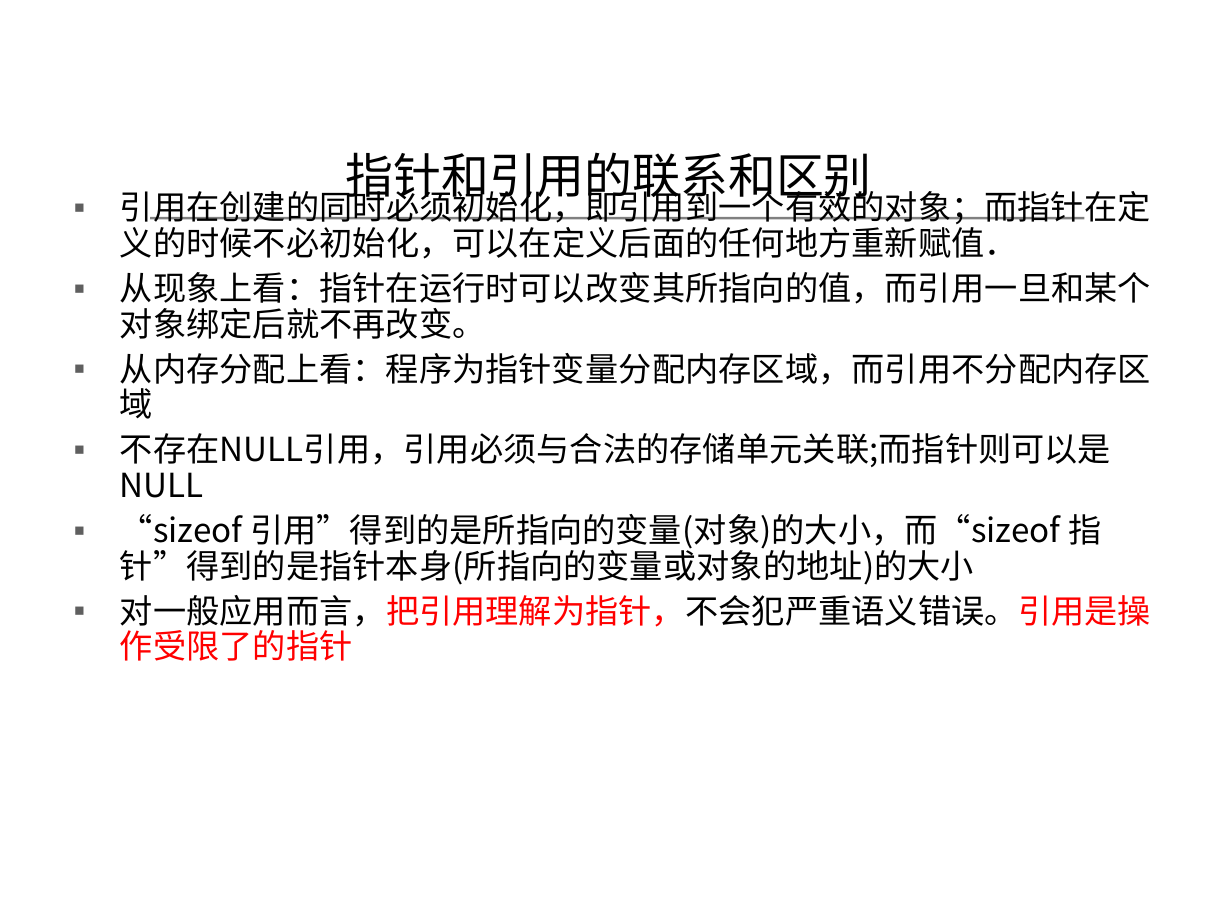
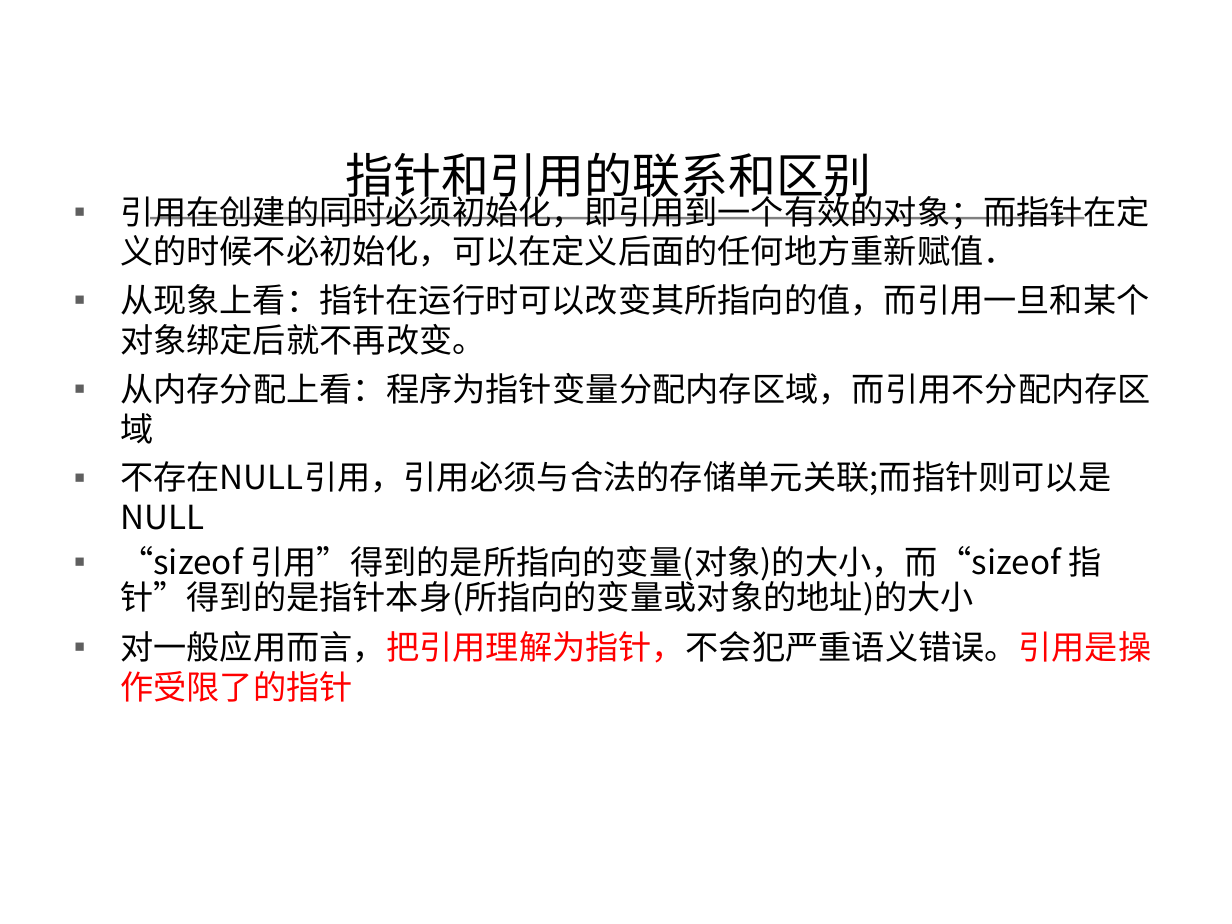
Before and after one commit to ZjutGit/Summer2015, a slide deck: slide 155 of 第一次课/c++课件.ppt (slide 156 before the commit). Drawn at 1232x924 pixels with LibreOffice and Linux fonts; fonts in the diff are those of the drawing; background and template pictures are left out. Boxes give left, top, right and bottom in pixels: in the first picture for what was removed or moved away, otherwise in the second. Text is boxed around its words. In the diff, an @@ line names an element or a change of style, - is before the commit and + after.

```diff
--- a/第一次课/c++课件.ppt
+++ b/第一次课/c++课件.ppt
@@ text "引用在创建的同时必须初始化，即引用到一个有效的对象；而指针在定义的时候不必初始化，可以在定义后面的任何地方重新赋值．" at (120,190,1151,702): font Noto Sans CJK SC to Times New Roman in "“sizeof 引用”得到的是所指向的变量(对象)的大小，而“sizeof 指针”得到的是指针本身(所指向的变量或对象的 ..."; line spacing 0.9 to 1 @@
```
Also in this commit, not shown: 98 other slides changed, 1 slide added, 2 slides removed, 1 other file.
